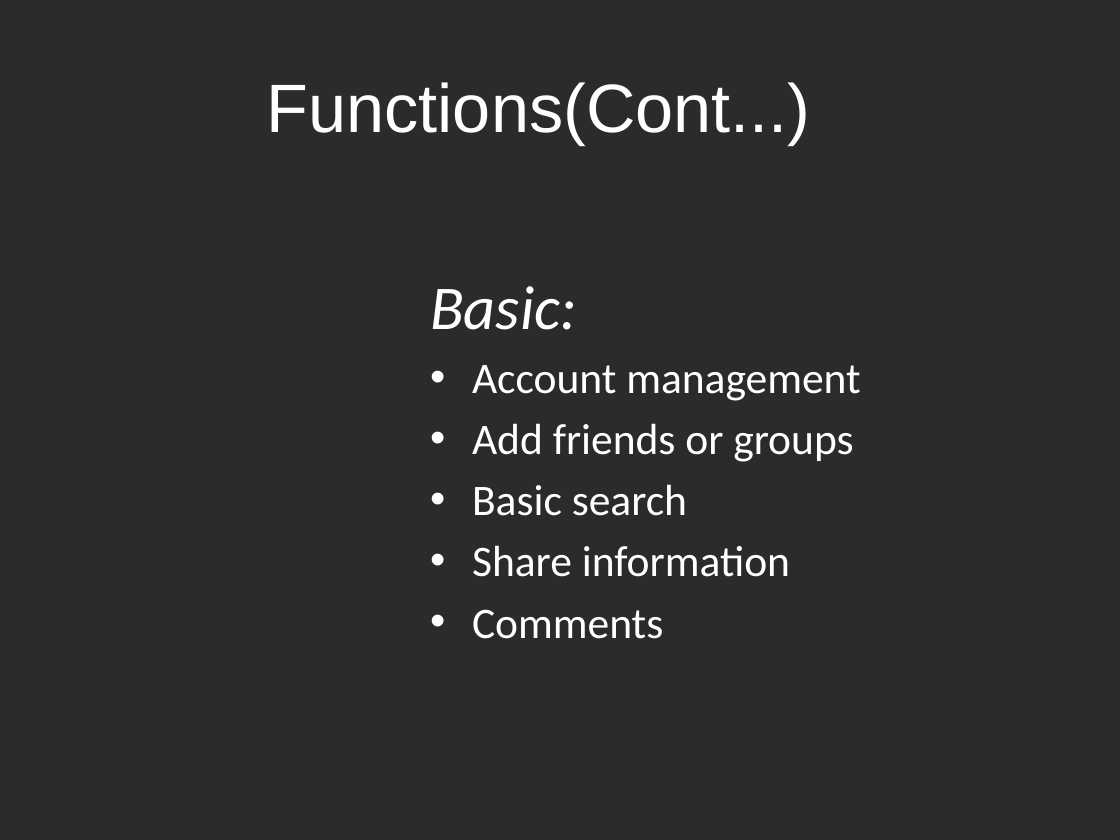
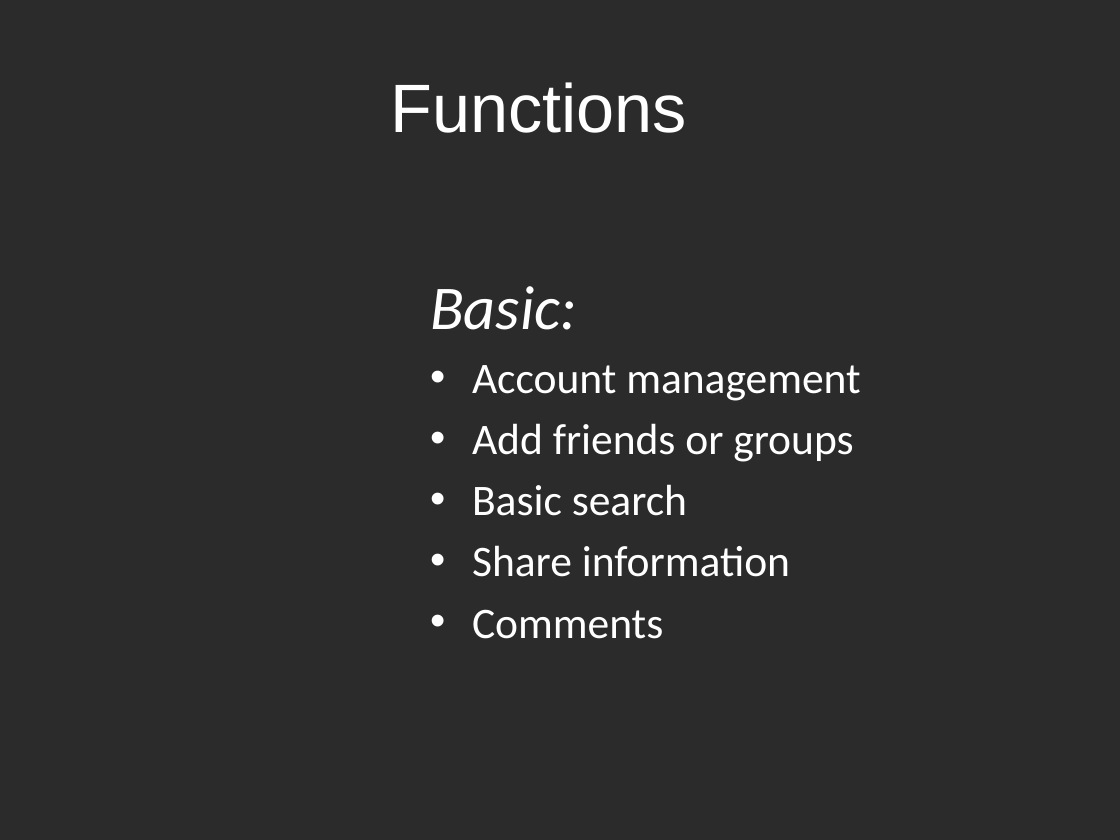
Before and after one commit to fighteriris/512_Final, a slide deck: slide 4 of 512副本.pptx. Drawn at 1120x840 pixels with LibreOffice and Linux fonts; fonts in the diff are those of the drawing; background and template pictures are left out; a plain dark background stands for a picture behind light text. Boxes give left, top, right and bottom in pixels: in the first picture for what was removed or moved away, otherwise in the second. Text is boxed around its words. In the diff, an @@ line names an element or a change of style, - is before the commit and + after.

```diff
--- a/512副本.pptx
+++ b/512副本.pptx
@@ title at bbox=[391, 82, 688, 133]: text changed @@
-Functions(Cont...)
+Functions
```
Also in this commit, not shown: 4 other slides changed.
